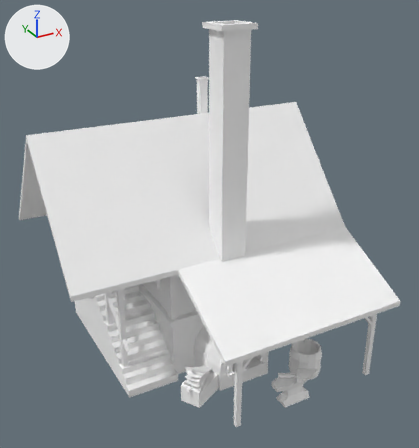
What one commit did to the FBX model Environment/Buildings/Blacksmith/SM_Blacksmith.fbx.
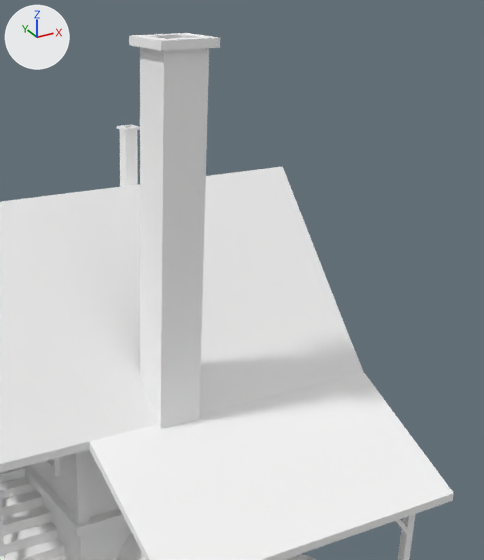
Old and new are each drawn whole from a 50 mm camera at (-2.35, -5.26, 3.85) aimed at (0.25, -0.54, 1.49) and again close up on the part from 30% to 100% of the width and 0% to 76% of the height. Lighting does not change. The marker at upper left points along +X, +Y and +Z. Where no turn or scale is listed for an object, it has been applied to the vertices. Vertices at the same position are counted once.

Before the edit, the objects in view are built like this:
```python
me_cube_007 = bpy.data.meshes.new('Cube.007')
me_cube_007.from_pydata(...)  # 1212 vertices, 911 faces; spans x -1.32..1.69, y -1.83..1.04, z -0.03..3.45
me_cube_007.materials.append(mat_material)  # its picture is missing
ob_sm_blacksmith = bpy.data.objects.new('SM_Blacksmith', me_cube_007)
ob_sm_blacksmith.location = (0.0, 0.0, 0.0)
```
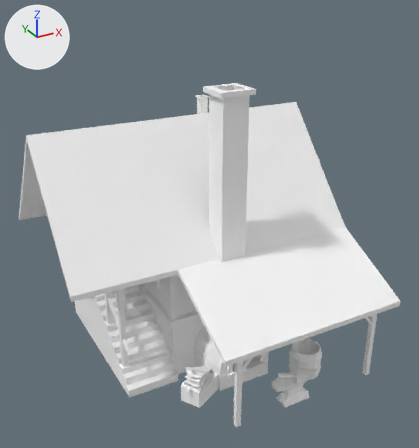
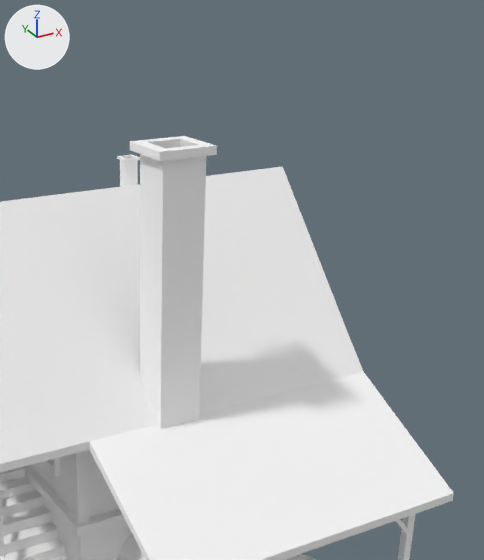
Boxes (x1, y1, x2, y2) around the edits, measured in the close-ups (484 x 560 px; the box of a moved part takes in the faces that stretch with it):
'SM_Blacksmith', reshaped
    before: (0, 33, 454, 560)
    after: (0, 136, 454, 560)
part 1 of me_cube_007, moved or reshaped
    before: (129, 33, 220, 429)
    after: (130, 136, 217, 429)
part 2 of me_cube_007, moved or reshaped
    before: (117, 125, 140, 187)
    after: (117, 155, 140, 187)

The change, as a list of edits to the scene's bpy script:
```text
Change me_cube_007:
    where me_cube_007.from_pydata(...)  # 1212 vertices, 911 faces; spans x -1.32..1.69, y -1.83..1.04, z -0.03..3.45
    used by ob_sm_blacksmith; location = (0.0, 0.0, 0.0)
    me_cube_007 part 1: all 36 vertices in x 0.09..0.43, y -1.03..-0.71, z 3.4..3.45 are moved by (0.0, 0.0, -0.54)
    me_cube_007 part 2: all 32 vertices in x 0.73..0.86, y 0.57..0.69, z 2.72..2.73 are moved by (0.0, 0.0, -0.21)
```
